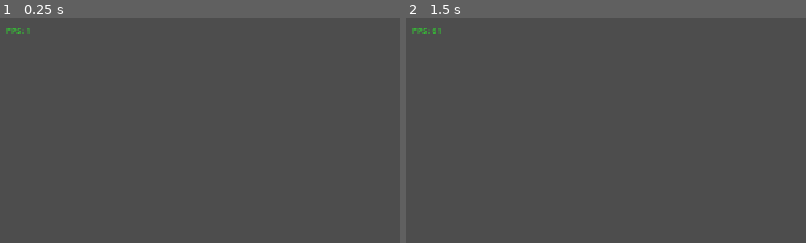
Above: before the commit, frames 1-2 (left to right).
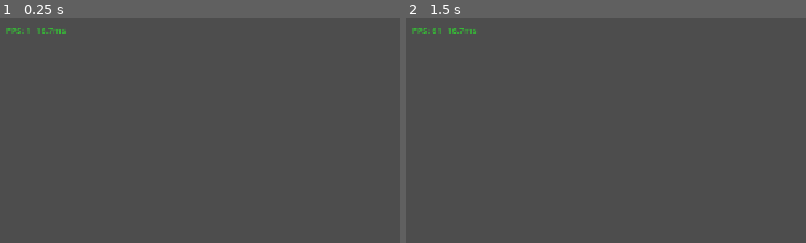
Above: after the commit, the same moments.

Repository: LinXL86/AIGodot2DTemplate
Game: Godot game, scene res://scenes/main.tscn
Same seed, same stepped clock (60 frames per second), same inputs: the game is played once before the commit and once after it.
Inputs:
- Up to frame 1 (0.25 s): no input
- Up to frame 2 (1.5 s): tap Enter at 0.5 s; tap Space at 1.25 s
The pictures show only the part of the screen within x 0-50%, y 0-50%; the shares and areas given below are measured in that part.

The runs differ from the first frame. In frame 1, 0.1% of the frame differs, in the area x 9-17%, y 4-8%; in frame 2, 0.1%, in the area x 10-18%, y 4-8%.

Commit message:
Apply template review fixes: GL renderer, Camera2D, pause, debug overlay improvements
- Add Mobile + GL Compatibility renderers for Web/Mobile export support
- Add Camera2D with position smoothing to Main scene
- DebugOverlay: hidden in release builds, F3 toggle, show frame time (ms)
- GameState: fullscreen-safe window resize, pause via Esc with signal
- .gitignore: add export_presets.cfg (may contain signing keys)

Co-Authored-By: Claude Opus 4.7 <noreply@anthropic.com>

Diff:
--- a/project.godot
+++ b/project.godot
@@ -12,7 +12,7 @@
 
 config/name="NewGame"
 run/main_scene="res://scenes/main.tscn"
-config/features=PackedStringArray("4.6", "Forward Plus")
+config/features=PackedStringArray("4.6", "Forward Plus", "Mobile", "GL Compatibility")
 config/icon="res://icon.svg"
 
 [autoload]
--- a/scenes/main.tscn
+++ b/scenes/main.tscn
@@ -4,5 +4,10 @@
 
 [node name="Main" type="Node2D"]
 
+[node name="Camera2D" type="Camera2D" parent="."]
+current = true
+position_smoothing_enabled = true
+position_smoothing_speed = 5.0
+
 [node name="DebugOverlay" type="CanvasLayer" parent="."]
 script = ExtResource("1_debug_overlay")
--- a/scripts/autoload/game_state.gd
+++ b/scripts/autoload/game_state.gd
@@ -5,7 +5,8 @@
 ## Add state variables as needed, e.g.:
 ## var current_level: String = ""
 ## var score: int = 0
-## var is_paused: bool = false
+
+signal pause_toggled(paused: bool)
 
 const RESOLUTIONS: Dictionary = {
 	"1280x720": Vector2i(1280, 720),
@@ -14,10 +15,21 @@
 	"2560x1440": Vector2i(2560, 1440),
 }
 
+func _ready() -> void:
+	process_mode = PROCESS_MODE_ALWAYS
+
 func set_window_size(width: int, height: int) -> void:
+	if DisplayServer.window_get_mode() != DisplayServer.WINDOW_MODE_WINDOWED:
+		DisplayServer.window_set_mode(DisplayServer.WINDOW_MODE_WINDOWED)
 	DisplayServer.window_set_size(Vector2i(width, height))
 
 func set_resolution(key: String) -> void:
 	if RESOLUTIONS.has(key):
 		var size: Vector2i = RESOLUTIONS[key]
-		DisplayServer.window_set_size(size)
+		set_window_size(size.x, size.y)
+
+func _input(event: InputEvent) -> void:
+	if event.is_action_pressed("ui_cancel"):
+		var paused := not get_tree().paused
+		get_tree().paused = paused
+		pause_toggled.emit(paused)
--- a/scripts/components/debug_overlay.gd
+++ b/scripts/components/debug_overlay.gd
@@ -1,13 +1,30 @@
 extends CanvasLayer
+
+## Overlay showing FPS and frame time during development.
+## Hidden in release builds. Press F3 to toggle.
+
+@export var toggle_key: Key = KEY_F3
+@export var show_frame_time: bool = true
+@export var font_size: int = 14
+@export var font_color: Color = Color.LIME_GREEN
 
 var _fps_label: Label
 
 func _ready() -> void:
+	visible = OS.is_debug_build()
+
 	_fps_label = Label.new()
 	_fps_label.position = Vector2(10, 10)
-	_fps_label.add_theme_color_override("font_color", Color.LIME_GREEN)
-	_fps_label.add_theme_font_size_override("font_size", 14)
+	_fps_label.add_theme_color_override("font_color", font_color)
+	_fps_label.add_theme_font_size_override("font_size", font_size)
 	add_child(_fps_label)
 
-func _process(_delta: float) -> void:
-	_fps_label.text = "FPS: %d" % Engine.get_frames_per_second()
+func _process(delta: float) -> void:
+	var text := "FPS: %d" % Engine.get_frames_per_second()
+	if show_frame_time:
+		text += "  %.1fms" % (delta * 1000.0)
+	_fps_label.text = text
+
+func _input(event: InputEvent) -> void:
+	if event is InputEventKey and event.pressed and event.keycode == toggle_key:
+		visible = not visible
Not shown, changed: .gitignore
Not shown, changed: CLAUDE.md
